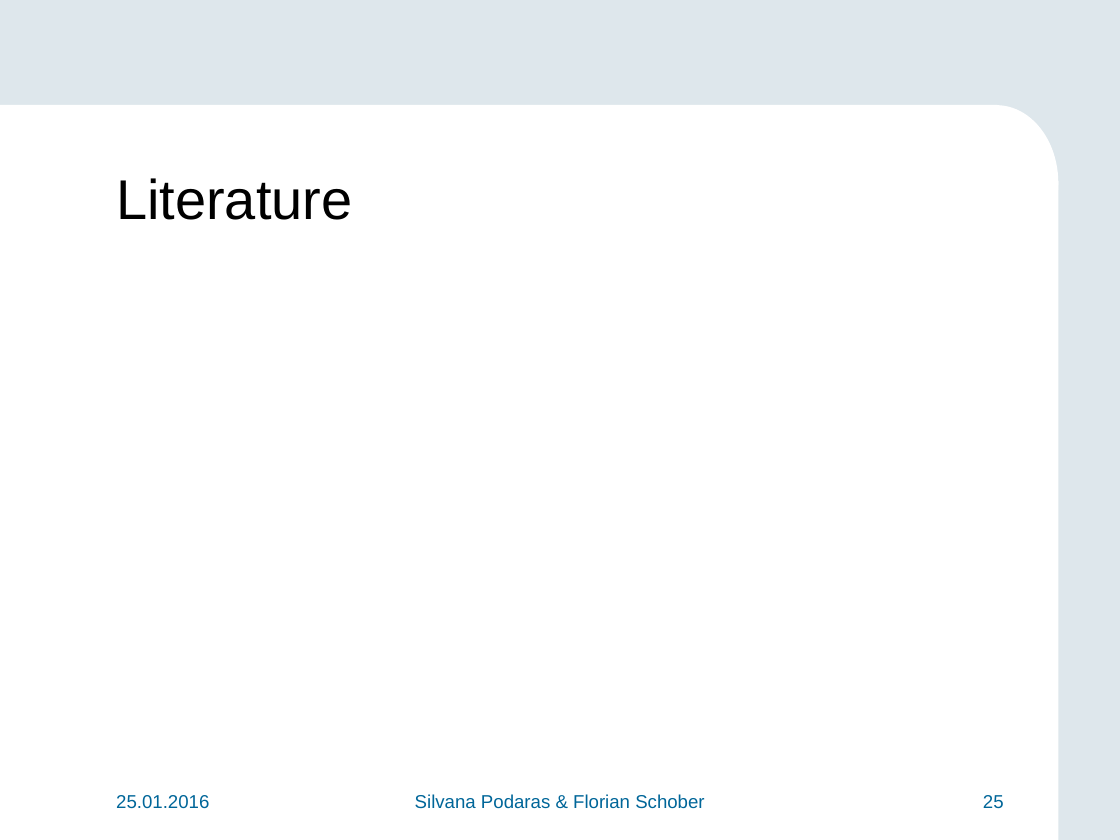
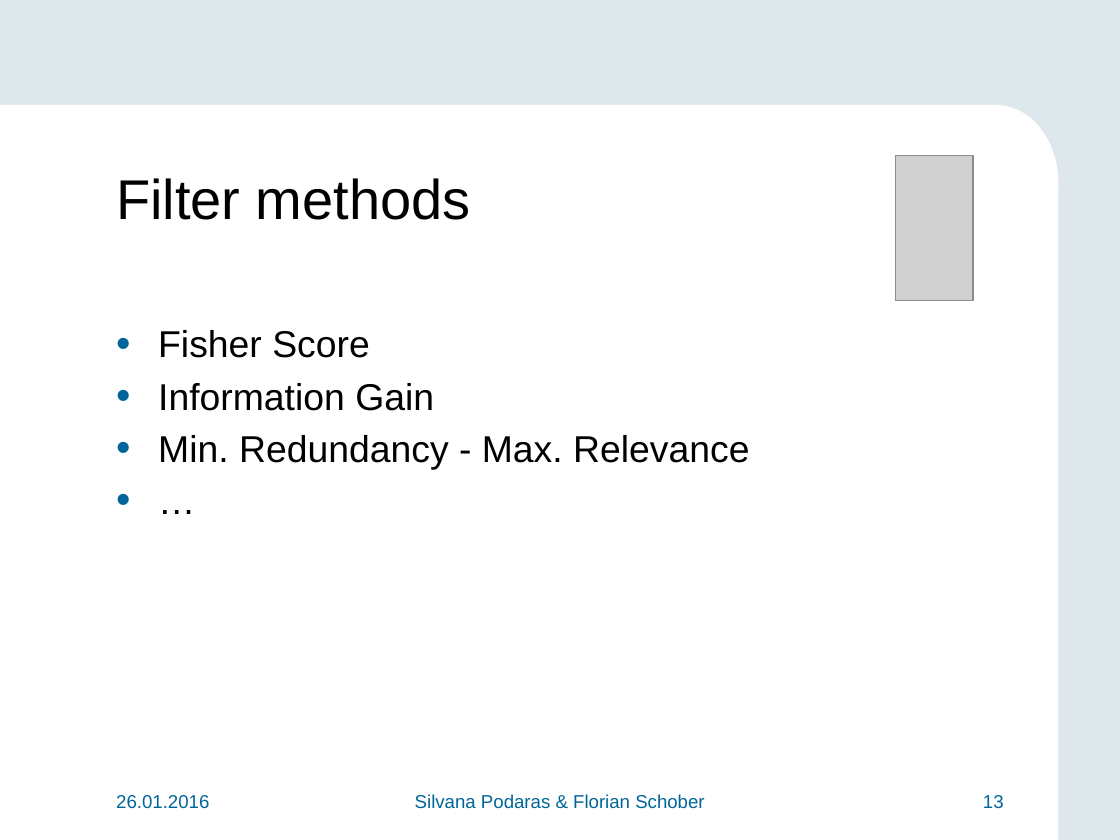
Before and after one commit to teretrus/VisSeminar, a slide deck: slide 13 of presentation/Presentation.pptx (slide 25 before the commit). Drawn at 1120x840 pixels with LibreOffice and Linux fonts; fonts in the diff are those of the drawing; grey boxes stand for pictures; background and template pictures are left out. Boxes give left, top, right and bottom in pixels: in the first picture for what was removed or moved away, otherwise in the second. Text is boxed around its words. In the diff, an @@ line names an element or a change of style, - is before the commit and + after.

```diff
--- a/presentation/Presentation.pptx
+++ b/presentation/Presentation.pptx
@@ title at (116,178,471,220): text changed @@
-Literature
+Filter methods
@@ picture added at (895,156,973,301) @@
@@ text added at (158,330,749,470), 24 pt, text #000000 @@
+• Fisher Score
+• Information Gain
+• Min. Redundancy - Max. Relevance
+• …
@@ text at (116,795,209,809): text changed @@
-25.01.2016
+26.01.2016
@@ page number at (983,795,1004,808): text changed @@
-25
+13
```
Also in this commit, not shown: 8 other slides changed, 2 slides added.
